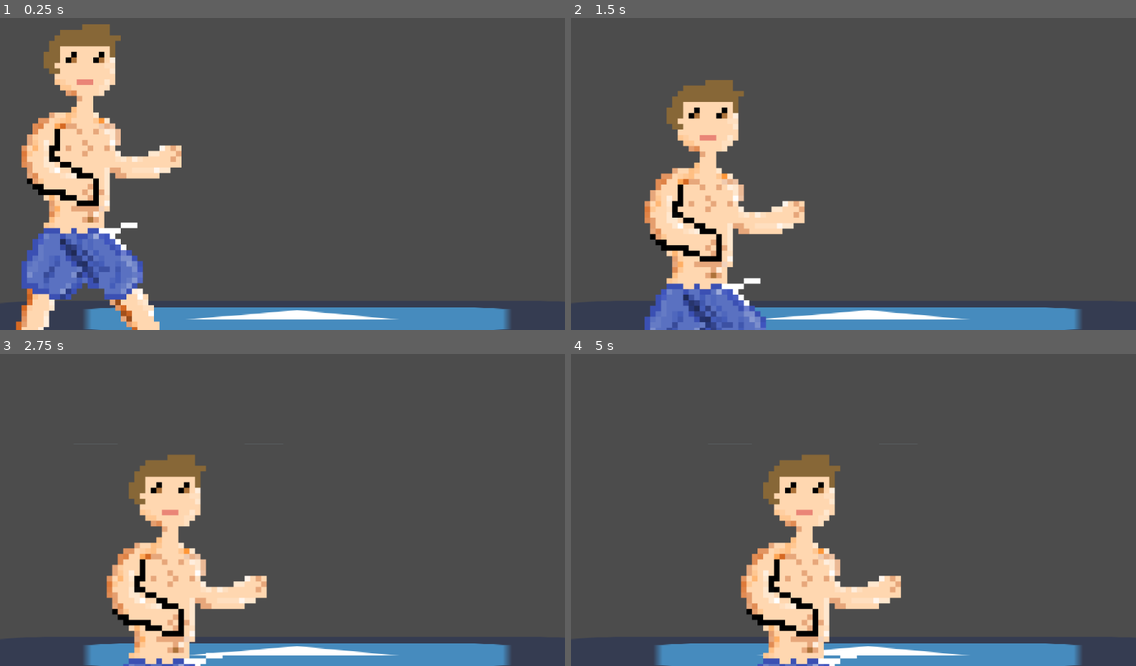
Above: before the commit, frames 1-4 (two rows, left to right).
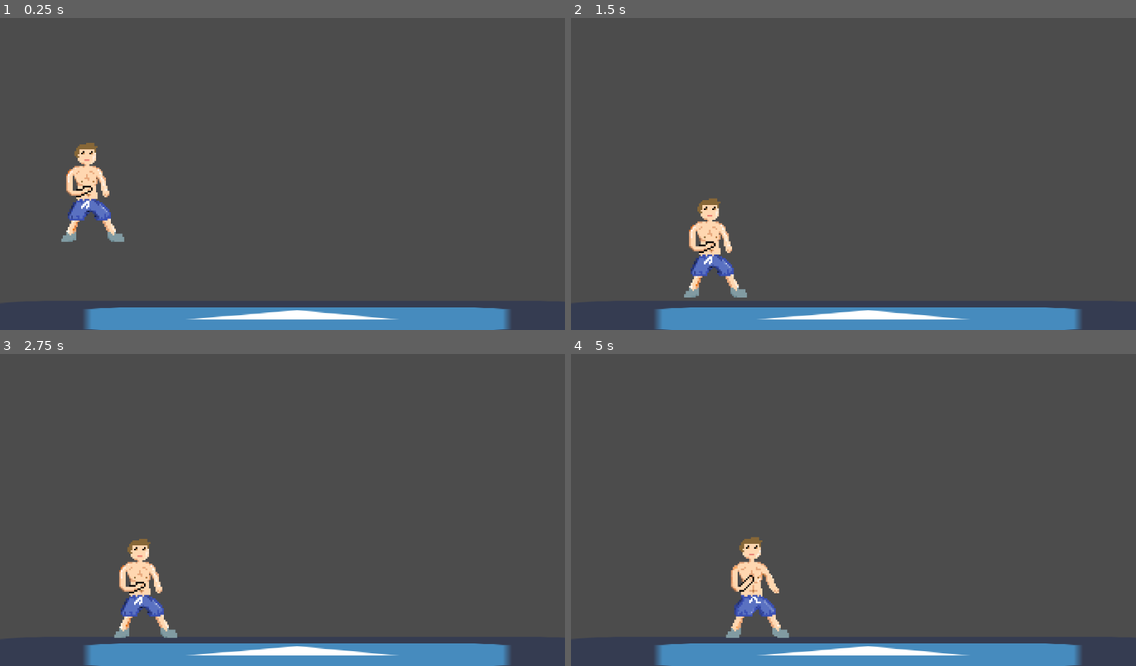
Above: after the commit, the same moments.

Repository: Matthew078/Hells-Gym-Fight
Game: Godot game, scene res://game.tscn
The game is run twice, just before and just after one commit, with the same random seed, the same clock (stepped at 60 frames per second) and the same inputs. The project has no main scene, so this scene is started directly. The engine's default icon, where the game draws it, is replaced by a stand-in: a white triangle on a blue panel in a dark square.
Inputs:
- Up to frame 1 (0.25 s): no input
- Up to frame 2 (1.5 s): hold Right (gym_bro_move_right) 0.53-1.28 s; hold Left (gym_bro_move_left) from 1.28 s (still down)
- Up to frame 3 (2.75 s): release Left (gym_bro_move_left) at 2.03 s; hold Right (gym_bro_move_right) from 2.03 s (still down)
- Up to frame 4 (5 s): release Right (gym_bro_move_right) at 3.53 s; hold Left (gym_bro_move_left) from 3.53 s (still down)

The runs differ from the first frame. In frame 1, 14% of the frame differs, in the area x 2-33%, y 2-100%; in frame 2, 11%; in frame 3, 8.8%; in frame 4, 9.5%.

Commit message:
Animation Added

Diff:
--- a/Hell's-Gym-Fight-Project/player.gd
+++ b/Hell's-Gym-Fight-Project/player.gd
@@ -25,5 +25,9 @@
 func move():
 	if Input.is_action_pressed("gym_bro_move_right"):
 		apply_central_impulse(Vector2(4, 0))
-	if Input.is_action_pressed("gym_bro_move_left"):
+
+	elif Input.is_action_pressed("gym_bro_move_left"):
 		apply_central_impulse(Vector2(-4, 0))
+	else:
+		$AnimatedSprite.animation = 'standing'
+		$AnimatedSprite.play()
--- a/Hell's-Gym-Fight-Project/player.tscn
+++ b/Hell's-Gym-Fight-Project/player.tscn
@@ -1,6 +1,5 @@
-[gd_scene load_steps=10 format=2]
+[gd_scene load_steps=9 format=2]
 
-[ext_resource path="res://icon.png" type="Texture" id=1]
 [ext_resource path="res://player.gd" type="Script" id=2]
 [ext_resource path="res://art/vector-pixel-art-fitness-man-isolated-cartoon-vector-pixel-art-fitness-man-124453637 (2).png" type="Texture" id=3]
 
@@ -27,29 +26,29 @@
 [sub_resource type="SpriteFrames" id=6]
 animations = [ {
 "frames": [ SubResource( 2 ), SubResource( 3 ) ],
-"loop": false,
+"loop": true,
 "name": "standing",
 "speed": 5.0
 }, {
 "frames": [ SubResource( 4 ), SubResource( 5 ) ],
-"loop": false,
+"loop": true,
 "name": "walk",
-"speed": 5.0
+"speed": 0.2
 } ]
 
 [sub_resource type="RectangleShape2D" id=1]
-extents = Vector2( 31, 31 )
+extents = Vector2( 48.5, 90.5 )
 
 [node name="player" type="RigidBody2D"]
 mode = 2
 script = ExtResource( 2 )
 
-[node name="Sprite" type="Sprite" parent="."]
-texture = ExtResource( 1 )
-
 [node name="AnimatedSprite" type="AnimatedSprite" parent="."]
+position = Vector2( 0, -1 )
+scale = Vector2( 0.3, 0.3 )
 frames = SubResource( 6 )
 animation = "walk"
 
 [node name="CollisionShape2D" type="CollisionShape2D" parent="."]
+position = Vector2( 2.5, 2.5 )
 shape = SubResource( 1 )
